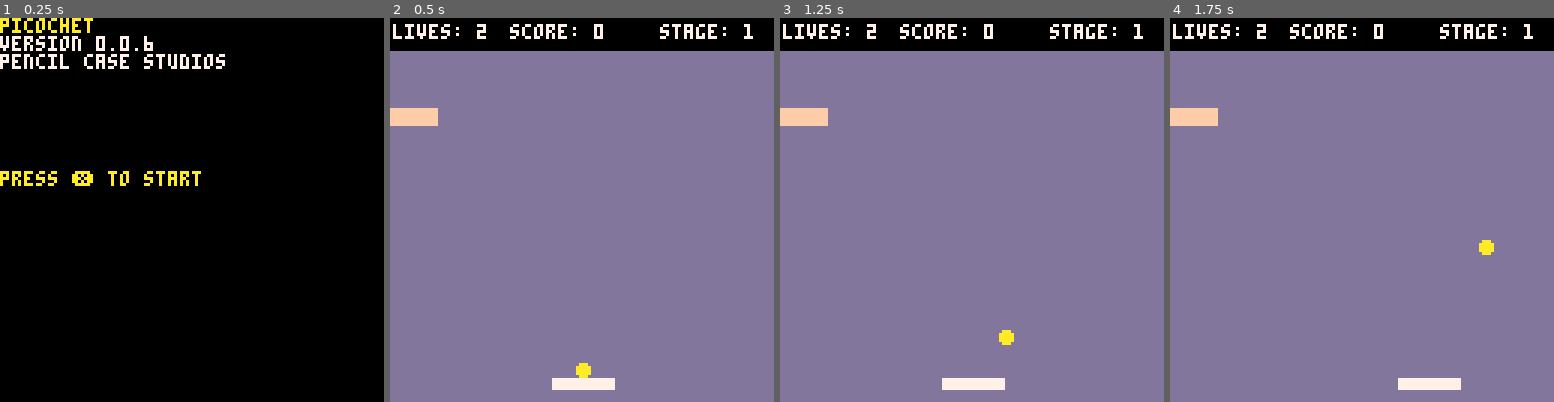
Above: before the commit, frames 1-4 (left to right).
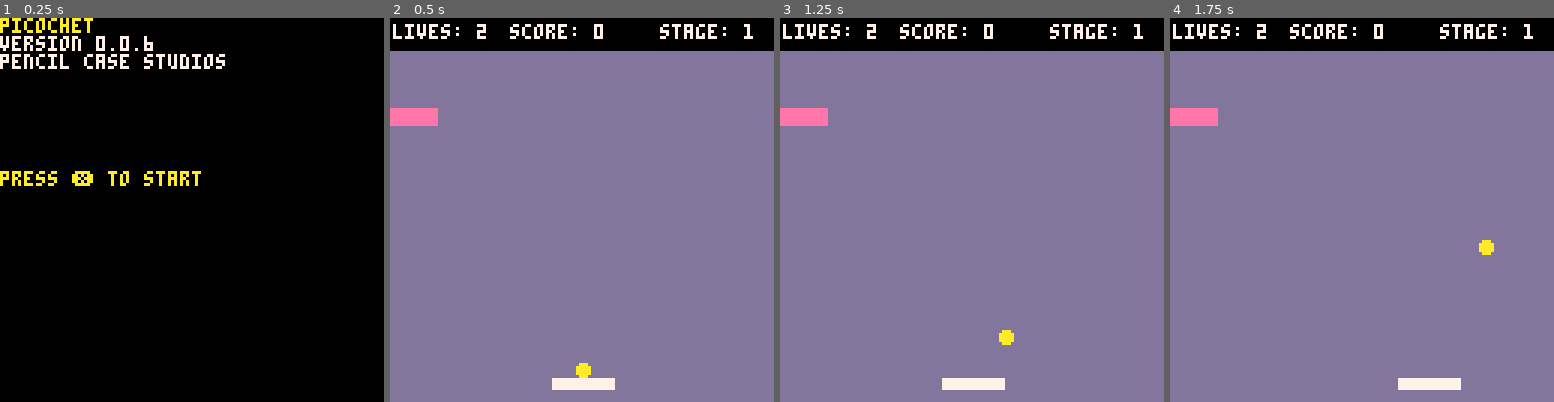
Above: after the commit, the same moments.

Repository: pencilcasestudios/picochet
Game: PICO-8 cartridge picochet.p8
The game is run twice, just before and just after one commit, with the same random seed, the same clock (stepped at 60 frames per second) and the same inputs.
Inputs:
- Up to frame 1 (0.25 s): no input
- Up to frame 2 (0.5 s): tap X (X key) at 0.33 s
- Up to frame 3 (1.25 s): tap X (X key) at 1.07 s
- Up to frame 4 (1.75 s): hold Right from 1.6 s (still down)

Frame 1 is identical in both runs. In frame 2, 0.6% of the frame differs, in the area x 0-13%, y 23-29%; in frame 3, 0.6%; in frame 4, 0.6%.

Commit message:
Add a multi-hit brick

Diff:
--- a/picochet.p8
+++ b/picochet.p8
@@ -48,6 +48,7 @@
 	out_of_bounds_sound = 3
 	brick_impact_sound = 4
 	brick_indestructible_impact_sound = 17
+	brick_multi_hit_impact_sound = 18
 	game_win_sound = 5
 	game_over_sound = 6
 	combo_hit_0_sound = 7
@@ -80,14 +81,14 @@
 	--- 	"n" = one brick
 	--- 	"." = empty space
 	brick_patterns = {}
-	brick_patterns[1] = "n"
-	brick_patterns[2] = "in"
-	brick_patterns[3] = "iin"
-	brick_patterns[4] = "iiin"
-	brick_patterns[5] = "nnipme.n"
-			.. "nipme.nn"
+	brick_patterns[1] = "m"
+	brick_patterns[2] = "im"
+	brick_patterns[3] = "iim"
+	brick_patterns[4] = "iiim"
+	brick_patterns[5] = "mmipme.m"
+			.. "mipme.mm"
 			.. "ipme.nnn"
-			.. "pme.nnni"
+			.. "pme.mmmi"
 	brick_patterns[6] = "8/"
 			.. "nnnnnnnn/"
 			.. "n.nnnn.n/"
@@ -516,7 +517,7 @@
 							+ brick_width - 1,
 					brick_y[i]
 							+ brick_height - 1,
-					green
+					pink
 				)
 			elseif (brick_type[i] == "e") then
 				rectfill(
@@ -883,6 +884,17 @@
 		sfx(sound_index + combo_hit)
 		combo_hit = (combo_hit + 1)
 				% max_combos
+	elseif (brick_type[_i] == "m") then
+		-- multi-hit brick
+		sfx(brick_multi_hit_impact_sound)
+		brick_type[_i] = "n"
+		score = score
+				+ (brick_hit_points
+					* combo_hit)
+		local sound_index = 7
+		sfx(sound_index + combo_hit)
+		combo_hit = (combo_hit + 1)
+				% max_combos
 	end
 end
 
Not shown, changed: the sound effects (__sfx__) section of picochet.p8
